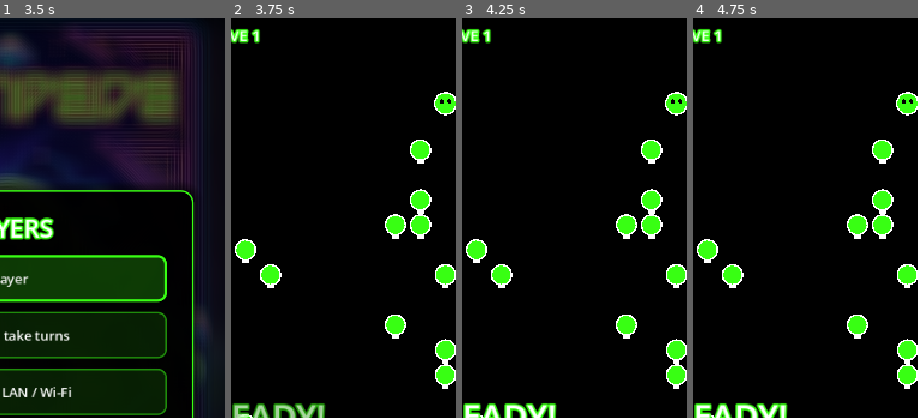
Above: before the commit, frames 1-4 (left to right).
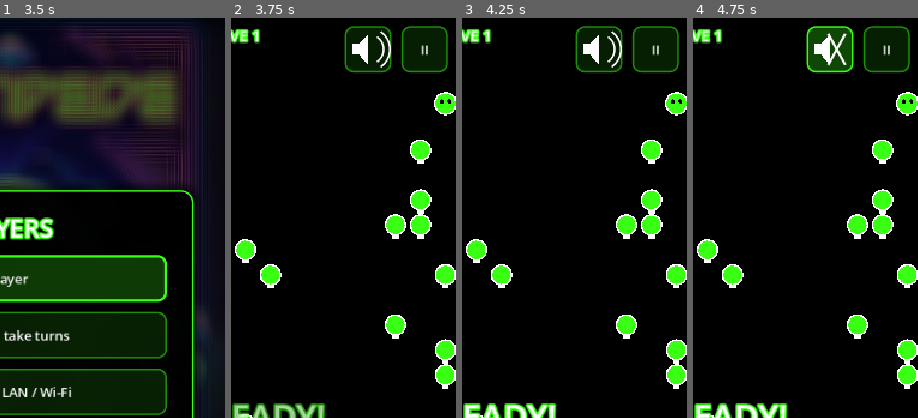
Above: after the commit, the same moments.

Repository: theodorthg/centipede
Game: Godot game, scene res://game.tscn
The game is run twice, just before and just after one commit, with the same random seed, the same clock (stepped at 60 frames per second) and the same inputs.
Inputs (mouse positions are % of the whole screen's width and height, from its top left):
- Up to frame 1 (3.5 s): click (93, 4) at 0.5 s, where only the run after the commit has a clickable "II"; tap Enter (ui_accept) at 1.25, 1.52 s; move the mouse to (72, 45) at 1.27 s; hold D (move_right) 1.28-2 s; hold Space (shoot) 1.28-2 s; click (72, 45) at 1.42 s; click "OK" at 2 s; click "Play" at 2.75 s
- Up to frame 2 (3.75 s): click "1 Player" at 3.5 s
- Up to frame 3 (4.25 s): no input
- Up to frame 4 (4.75 s): click (80, 4) at 4.27 s
The pictures show only the part of the screen within x 50-100%, y 0-50%; the shares and areas given below are measured in that part.

Frame 1 is identical in both runs. In frame 2, 4.8% of the frame differs, in the area x 50-97%, y 2-14%; in frame 3, 4.8%; in frame 4, 4.8%.

Commit message:
HUD: Pause/Mute auf Hochformat-Handys sichtbar (explizite Offsets), Gegner-Reserve in die Textzeile
Co-Authored-By: Claude Sonnet 5.5 <noreply@anthropic.com>

Diff:
--- a/hud.gd
+++ b/hud.gd
@@ -23,6 +23,7 @@
 var _prefix := ""
 var _other_lives := -1            ## reserve shown bottom-right (-1 = hidden)
 var _other_tag := ""
+var _other_text := ""
 var _wave: Label
 var _pause_btn: Button
 var _mute_btn: Button
@@ -64,9 +65,14 @@
 	add_child(_wave)
 
 	_pause_btn = Button.new()
+	# explicit offsets from the right edge: assigning `position` under a right
+	# anchor while the parent still had size 0 pushed the buttons off-screen
+	# on portrait phones (the whole root is full-rect there)
 	_pause_btn.set_anchors_preset(Control.PRESET_TOP_RIGHT)
-	_pause_btn.position = Vector2(DESIGN_WIDTH - BTN_MARGIN - BTN_SIZE, BTN_MARGIN)
-	_pause_btn.size = Vector2(BTN_SIZE, BTN_SIZE)
+	_pause_btn.offset_left = -BTN_MARGIN - BTN_SIZE
+	_pause_btn.offset_right = -BTN_MARGIN
+	_pause_btn.offset_top = BTN_MARGIN
+	_pause_btn.offset_bottom = BTN_MARGIN + BTN_SIZE
 	_pause_btn.mouse_filter = Control.MOUSE_FILTER_STOP
 	_pause_btn.focus_mode = Control.FOCUS_NONE
 	_pause_btn.text = "II"
@@ -77,8 +83,10 @@
 
 	_mute_btn = Button.new()
 	_mute_btn.set_anchors_preset(Control.PRESET_TOP_RIGHT)
-	_mute_btn.position = Vector2(DESIGN_WIDTH - BTN_MARGIN * 2 - BTN_SIZE * 2, BTN_MARGIN)
-	_mute_btn.size = Vector2(BTN_SIZE, BTN_SIZE)
+	_mute_btn.offset_left = -BTN_MARGIN * 2 - BTN_SIZE * 2
+	_mute_btn.offset_right = -BTN_MARGIN * 2 - BTN_SIZE
+	_mute_btn.offset_top = BTN_MARGIN
+	_mute_btn.offset_bottom = BTN_MARGIN + BTN_SIZE
 	_mute_btn.mouse_filter = Control.MOUSE_FILTER_STOP
 	_mute_btn.focus_mode = Control.FOCUS_NONE
 	_mute_btn.text = ""
@@ -124,14 +132,18 @@
 ## Second line under the score: the player waiting for their turn, or the
 ## online opponent. `text` == "" hides it.
 func set_other(text: String) -> void:
-	_other.visible = text != ""
-	_other.text = text
-
-## Reserve of the other player/opponent, bottom-right ("P2  x2"); n < 0 hides.
+	_other_text = text
+	_refresh_other()
+
+func _refresh_other() -> void:
+	_other.visible = _other_text != ""
+	_other.text = _other_text + (("  x%d" % maxi(_other_lives - 1, 0)) if _other_lives >= 0 else "")
+
+## Reserve of the other player/opponent, appended to their score line ("P2  001200  x2"); n < 0 hides.
 func set_other_lives(tag: String, n: int) -> void:
 	_other_tag = tag
 	_other_lives = n
-	queue_redraw()
+	_refresh_other()
 
 func set_wave(n: int) -> void:
 	_wave.text = "WAVE %d" % n
@@ -201,11 +213,6 @@
 		var f := ThemeDB.fallback_font
 		draw_string(f, Vector2(14.0 + ICON_H + 8.0, y + ICON_H * 0.8), "x %d" % reserve,
 			HORIZONTAL_ALIGNMENT_LEFT, -1, 18, Color.WHITE)
-	if _other_lives >= 0:
-		var f2 := ThemeDB.fallback_font
-		var txt := "%s  x%d" % [_other_tag, maxi(_other_lives - 1, 0)]
-		draw_string(f2, Vector2(DESIGN_WIDTH - 14.0 - 130.0, y + ICON_H * 0.8), txt,
-			HORIZONTAL_ALIGNMENT_RIGHT, 130.0, 18, Color(1, 1, 1, 0.6))
 
 func _draw_ship_icon(center: Vector2) -> void:
 	var r := ICON_H * 0.5
